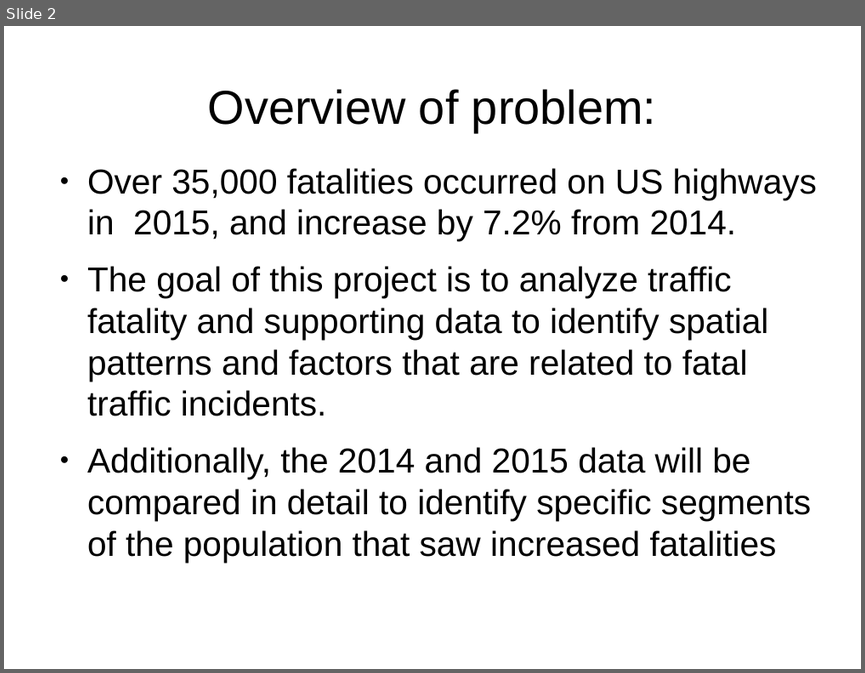
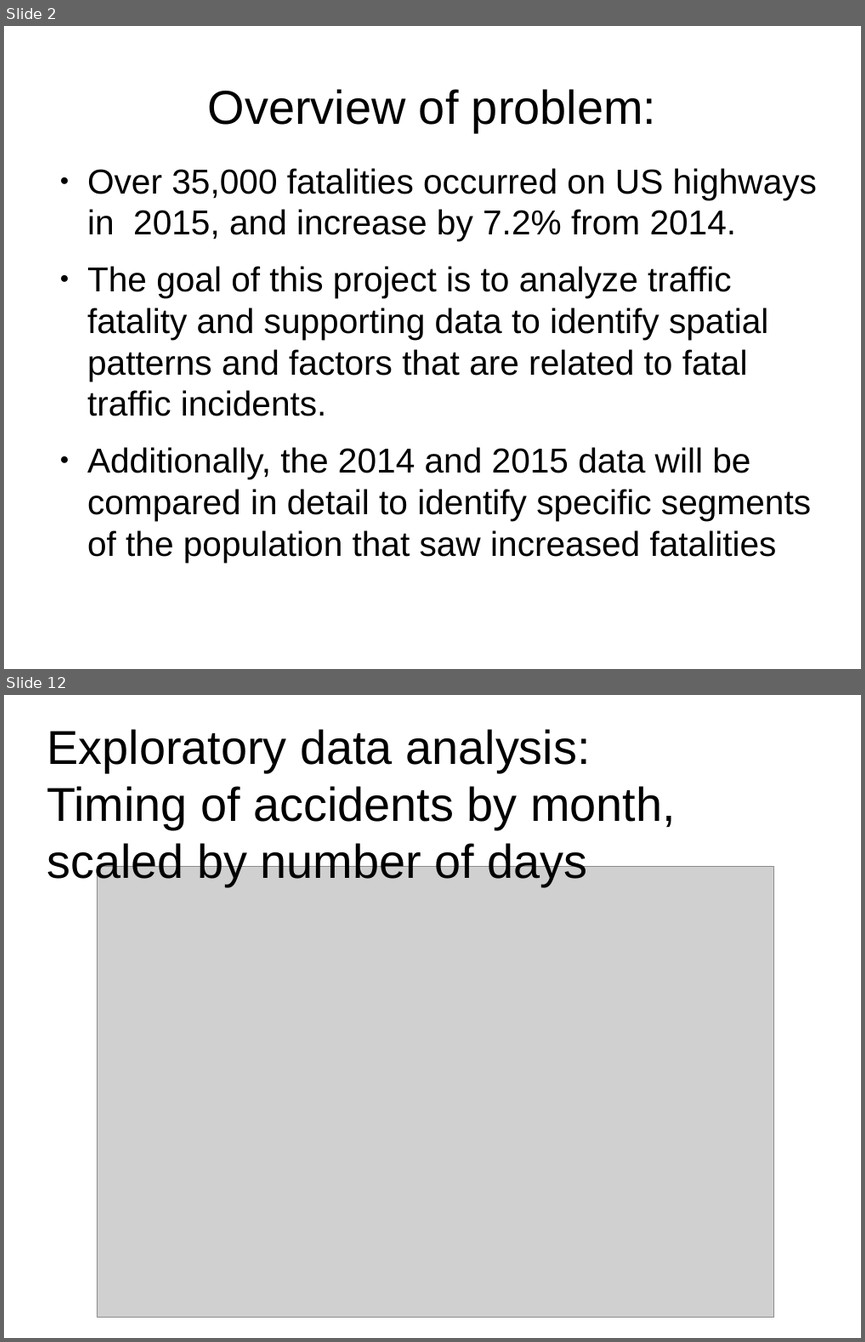
Before and after one commit to rlrognstad/springboard_capstone_1, a slide deck: capstone_I_update_20170725.odp. Shown one above the other, each under a label of ours: slide 2 before the commit, slides 2 and 12 after it; the slides between them are not shown. The pictures are 865x673 and 865x1342 pixels, drawn with LibreOffice and Linux fonts; fonts in the diff are those of the drawing; grey boxes stand for pictures. Boxes give left, top, right and bottom in pixels: in the first picture for what was removed or moved away, otherwise in the second. Text is boxed around its words. In the diff, an @@ line names an element or a change of style, - is before the commit and + after.

```diff
--- a/capstone_I_update_20170725.odp
+++ b/capstone_I_update_20170725.odp
@@ slide 12 added at [4,695,861,1338], background #FFFFFF @@
@@ title added at [46,729,676,886], 44 pt, text #000000 @@
+Exploratory data analysis:
+Timing of accidents by month, scaled by number of days
@@ picture added at [98,866,774,1317] @@
```
Also in this commit, not shown: 3 slides changed, 8 other slides added, 5 other files.
